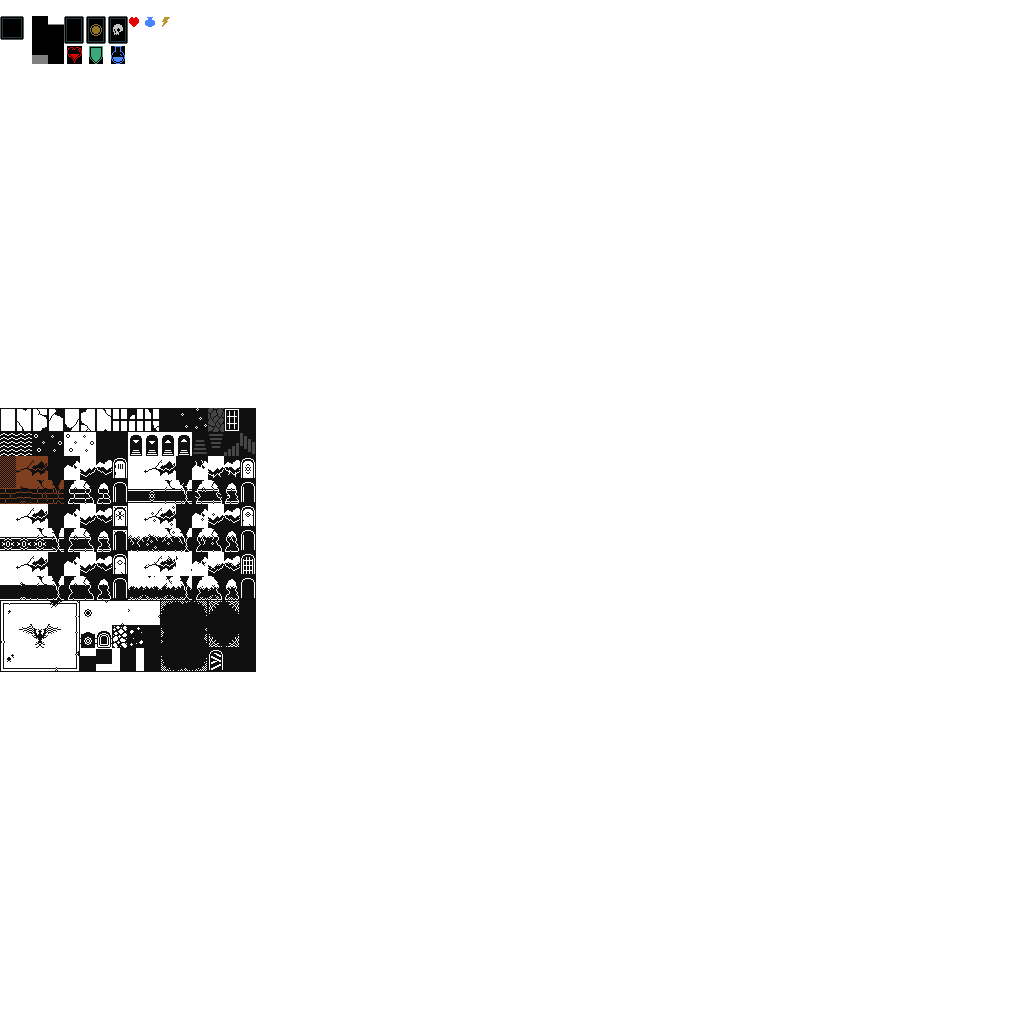
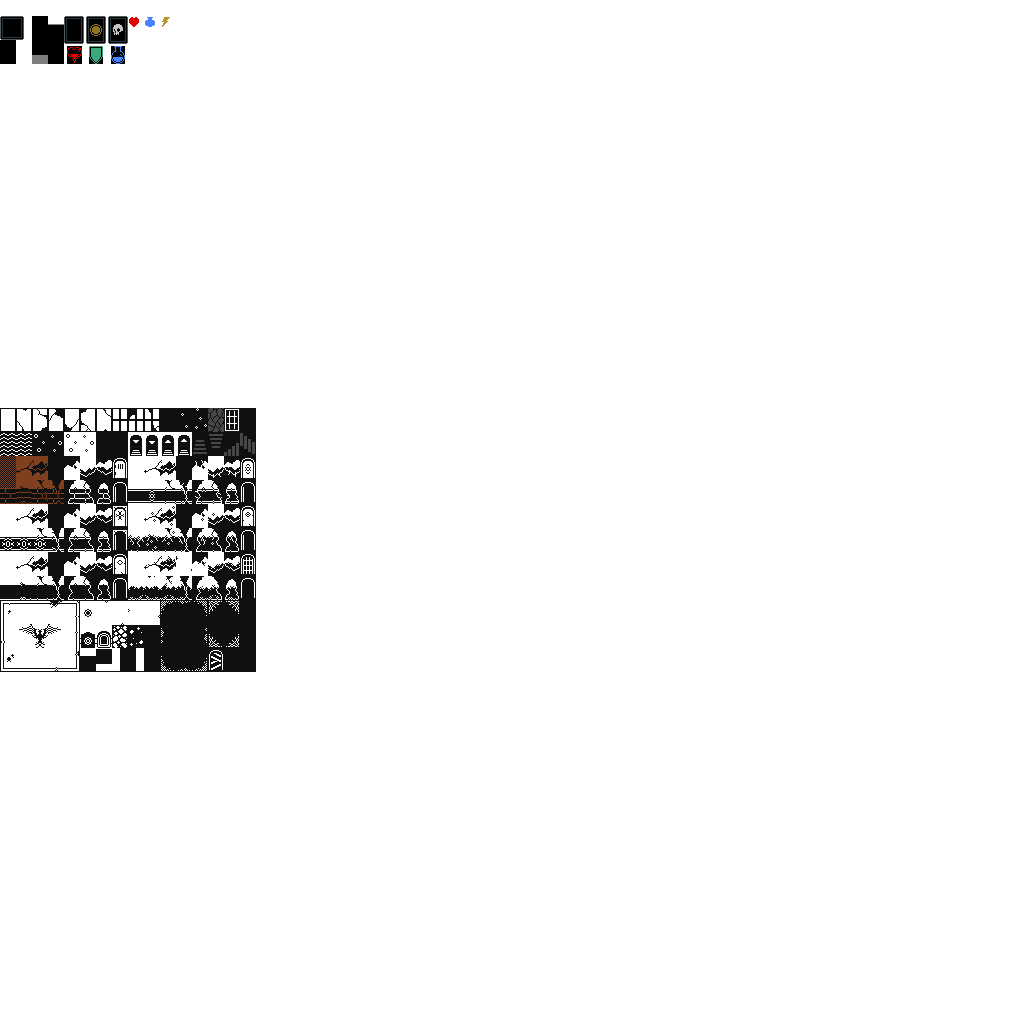
Layers edited between the first and the second 1024×1024 image:
painted on "Layer" over [0, 40, 16, 64]
